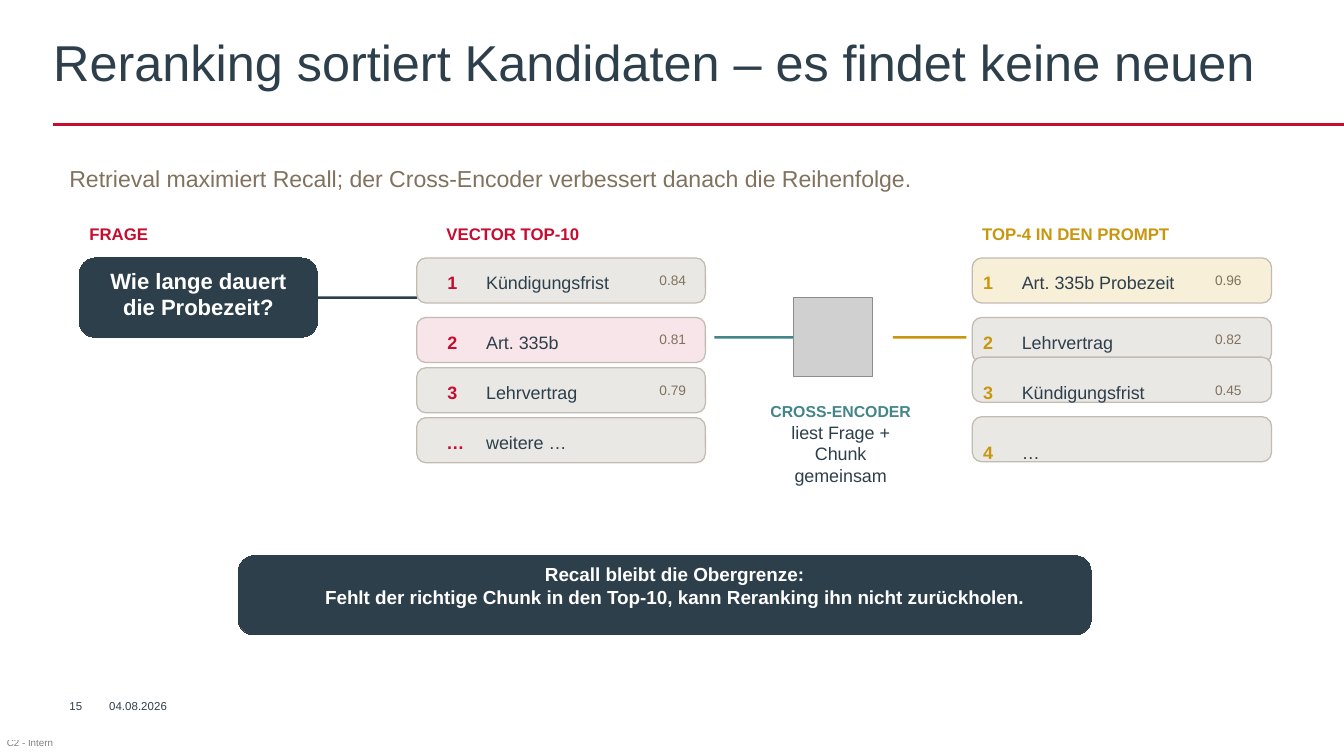
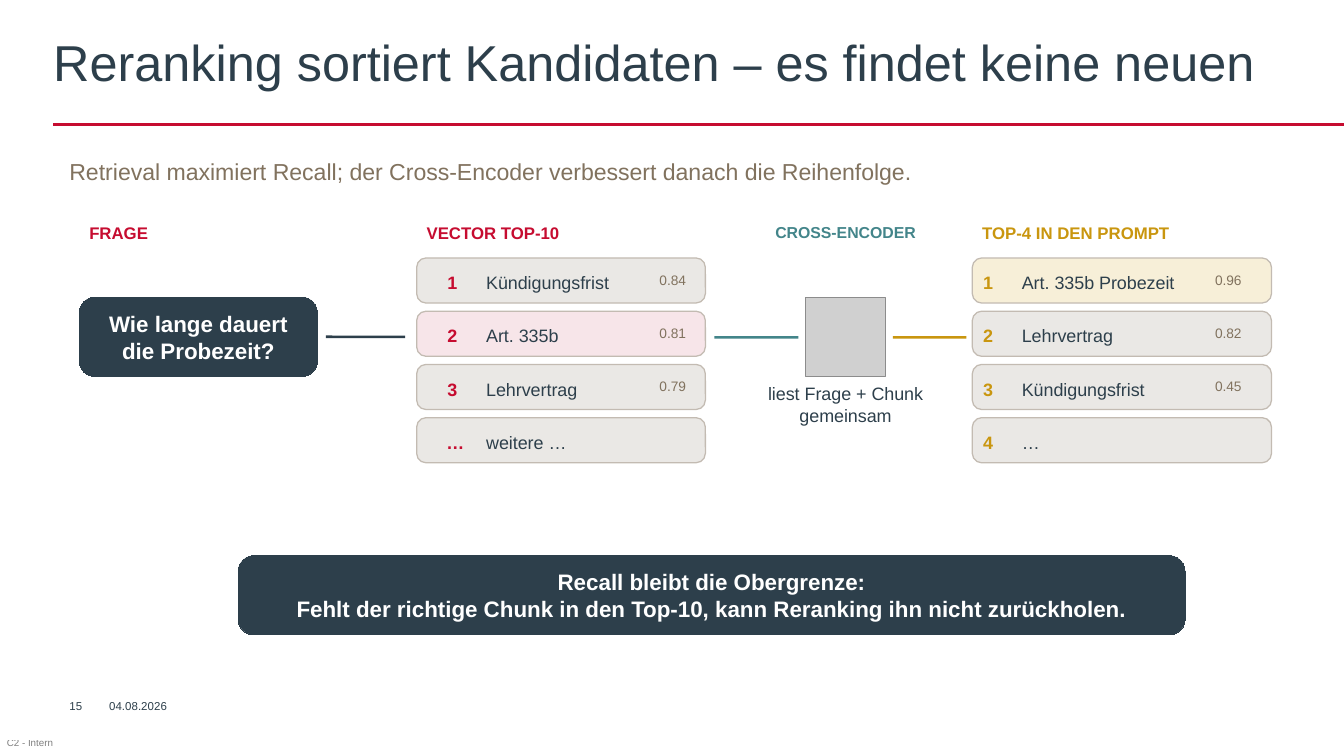
Before and after one commit to AkrosAG/RAG-Workshop, a slide deck: slide 17 of RAG_Workshop.pptx. Drawn at 1344x756 pixels with LibreOffice and Linux fonts; fonts in the diff are those of the drawing; grey boxes stand for pictures; background and template pictures are left out. Boxes give left, top, right and bottom in pixels: in the first picture for what was removed or moved away, otherwise in the second. Text is boxed around its words. In the diff, an @@ line names an element or a change of style, - is before the commit and + after.

```diff
--- a/RAG_Workshop.pptx
+++ b/RAG_Workshop.pptx
@@ text "VECTOR TOP-10" moved from (x1=446, y1=228, x2=579, y2=240) to (x1=427, y1=227, x2=559, y2=239) @@
@@ text "CROSS-ENCODER" moved from (x1=770, y1=406, x2=910, y2=417) to (x1=775, y1=227, x2=915, y2=238) @@
@@ rounded rectangle "Wie lange dauert" moved from (x1=80, y1=258, x2=318, y2=338) to (x1=80, y1=297, x2=318, y2=377) @@
@@ rounded rectangle "Wie lange dauert" at (x1=80, y1=297, x2=318, y2=377): size 15.8 to 16 pt; vertical alignment top to middle @@
@@ picture moved from (x1=793, y1=297, x2=873, y2=377) to (x1=806, y1=297, x2=885, y2=377) @@
@@ 10 texts, 2 rounded rectangles moved together from (x1=69, y1=170, x2=1272, y2=404) to (x1=69, y1=163, x2=1272, y2=396) @@
@@ line moved from (318, 297) - (417, 297) to (326, 337) - (405, 337) @@
@@ text "liest Frage + Chunk" rewrapped from (x1=791, y1=426, x2=887, y2=486) to (x1=768, y1=387, x2=924, y2=426) @@
@@ rounded rectangle moved from (x1=973, y1=357, x2=1272, y2=402) to (x1=973, y1=365, x2=1272, y2=410) @@
@@ text "4" moved from (x1=983, y1=446, x2=993, y2=459) to (x1=983, y1=436, x2=993, y2=449) @@
@@ text "…" moved from (x1=1012, y1=437, x2=1186, y2=464) to (x1=1012, y1=426, x2=1186, y2=454) @@
@@ rounded rectangle "Recall bleibt die Obergrenze:" resized from (x1=325, y1=567, x2=1024, y2=608) to (x1=238, y1=556, x2=1186, y2=635) @@
@@ rounded rectangle "Recall bleibt die Obergrenze:" at (x1=238, y1=556, x2=1186, y2=635): size 13.5 to 16 pt; fill none to #2D3F4B; outline none to #2D3F4B 0 pt @@
@@ rounded rectangle removed at (x1=238, y1=556, x2=1091, y2=635) @@
```
Also in this commit, not shown: 2 other slides changed, 1 slide added.
